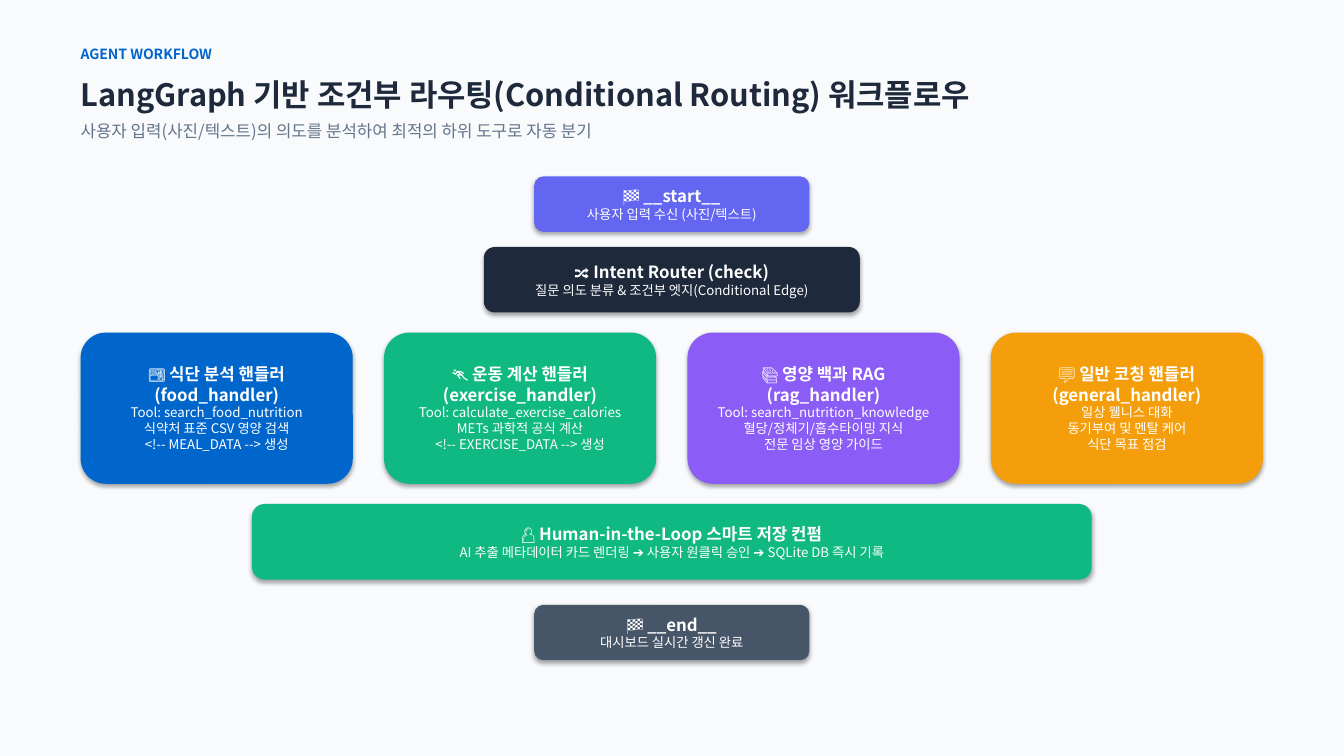
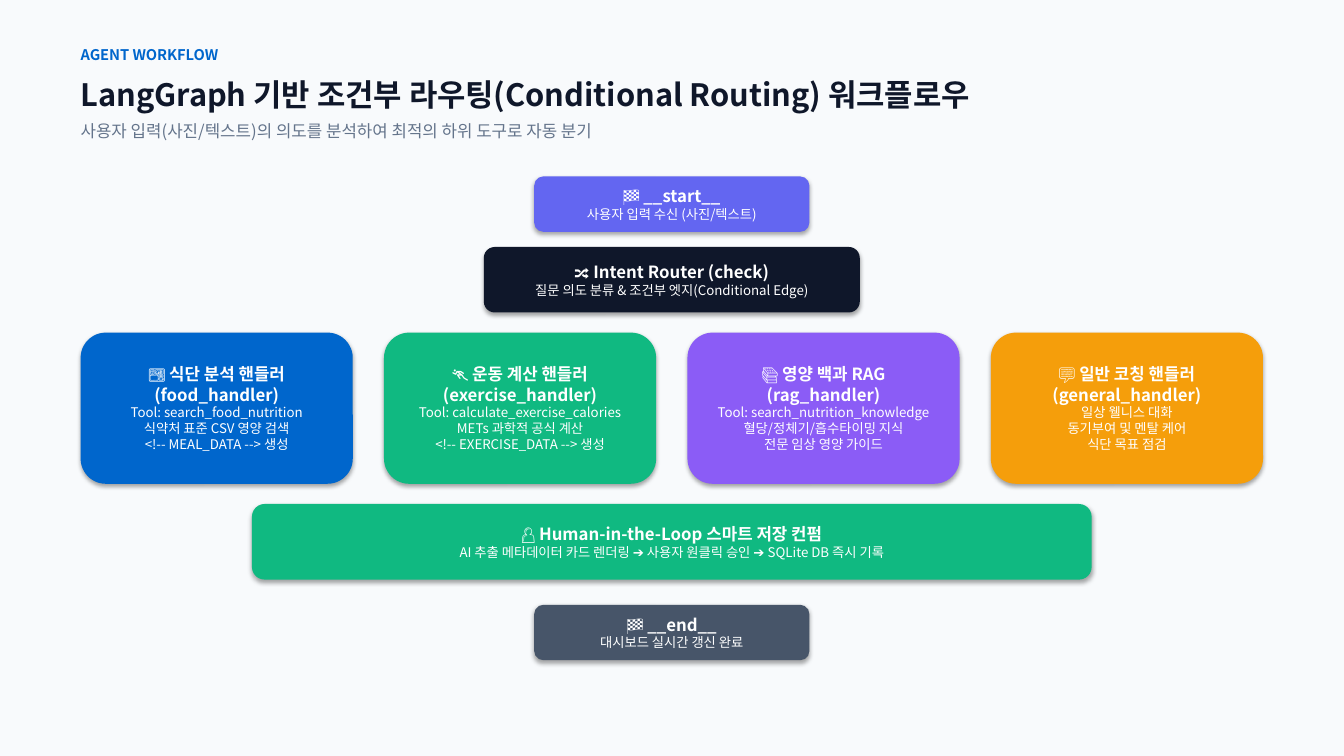
Before and after one commit to rye6837-web/impossible_to_get_lost_my_weight, a slide deck: slide 5 of AI_Diet_Coach_Presentation.pptx. Drawn at 1344x756 pixels with LibreOffice and Linux fonts; fonts in the diff are those of the drawing. Boxes give left, top, right and bottom in pixels: in the first picture for what was removed or moved away, otherwise in the second. Text is boxed around its words. In the diff, an @@ line names an element or a change of style, - is before the commit and + after.

Commit message:
docs: Apply Apple-inspired strict 16:9 design system (Pretendard, fixed anchors, bottom density) to all 12 slides

```diff
--- a/AI_Diet_Coach_Presentation.pptx
+++ b/AI_Diet_Coach_Presentation.pptx
@@ text "AGENT WORKFLOW" at (81, 49, 219, 60): size 10 to 10.5 pt @@
@@ text "LangGraph 기반 조건부 라우팅(Conditional Routing) ..." at (81, 80, 969, 114): text colour #1E293B to #0F172A @@
@@ rounded rectangle "🔀 Intent Router (check)" at (484, 247, 860, 313): fill #1E293B to #0F172A @@
```
Also in this commit, not shown: 11 other slides changed, 1 other file.
